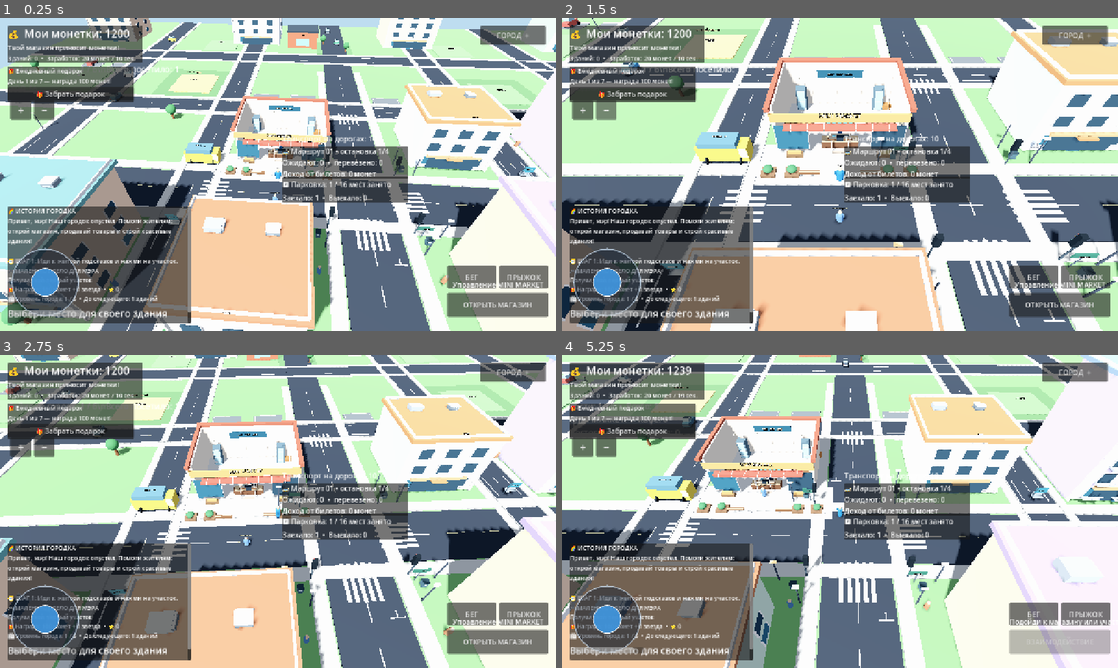
Above: before the commit, frames 1-4 (two rows, left to right).
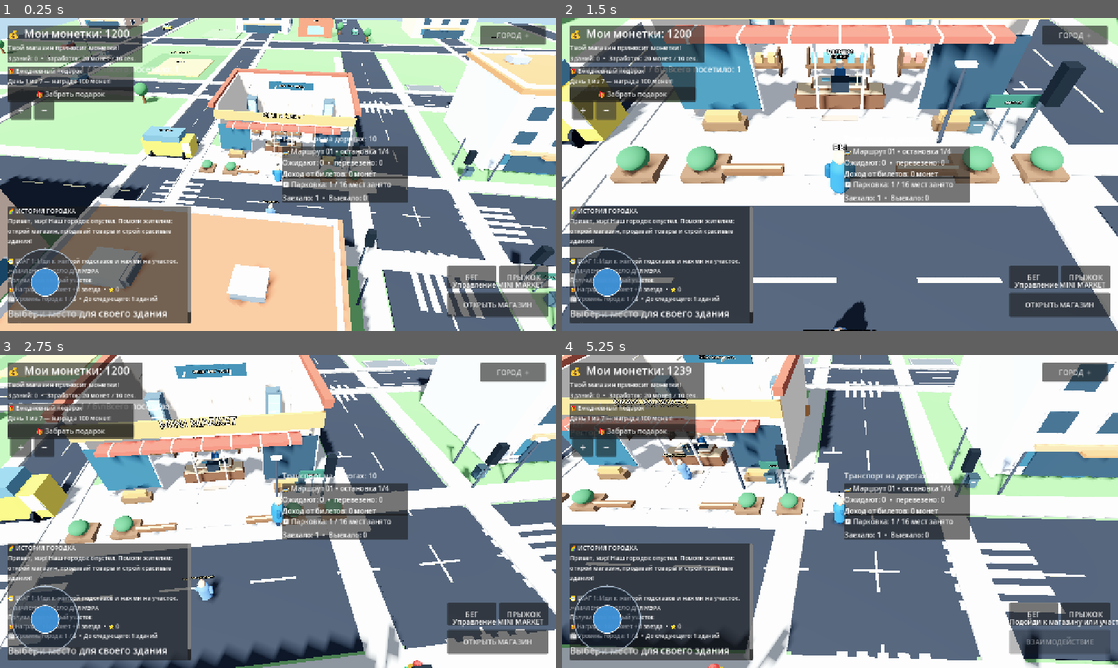
Above: after the commit, the same moments.

Repository: uchihabaha05-del/MINI-WORLD-TYCOON
Game: Godot game, scene res://scenes/Main.tscn
Same seed, same stepped clock (60 frames per second), same inputs: the game is played once before the commit and once after it.
Inputs (mouse positions are in pixels of both pictures, inside the frame that each line leads up to):
- Up to frame 1 (0.25 s): no input
- Up to frame 2 (1.5 s): click "＋" at 0.5 s; click "－" at 1.25 s
- Up to frame 3 (2.75 s): tap Enter at 2 s; move the mouse to (400, 495) at 2.02 s; hold D from 2.03 s (still down); hold Shift from 2.03 s (still down); click (400, 495) at 2.17 s; tap Space at 2.27 s
- Up to frame 4 (5.25 s): release D at 2.75 s; release Shift at 2.75 s; drag from (728, 527) to (812, 574) at 2.77 s; move the mouse to (895, 442) at 3.52 s; hold D 3.53-4.25 s; hold Shift 3.53-4.25 s; drag from (812, 574) to (673, 464) at 4.27 s; move the mouse to (1006, 558) at 5.02 s; hold A from 5.03 s (still down); hold Shift from 5.03 s (still down)

The runs differ from the first frame. In frame 1, 63% of the frame differs, in the area x 0-100%, y 0-100%; in frame 2, 72%; in frame 3, 72%; in frame 4, 70%.

Commit message:
Move third-person camera closer like Minecraft

Diff:
--- a/scripts/player_and_customers.gd
+++ b/scripts/player_and_customers.gd
@@ -30,7 +30,7 @@
 var near_shop := false
 var camera_yaw := 0.0
 var camera_pitch := 48.0
-var camera_distance := 34.0
+var camera_distance := 12.0
 var camera_touch_index := -1
 var camera_pinch_index := -1
 var last_camera_touch := Vector2.ZERO
@@ -338,7 +338,7 @@
 	var new_distance := last_camera_touch.distance_to(camera_pinch_touch)
 	if camera_pinch_distance > 1.0 and new_distance > 1.0:
 		var pinch_delta := camera_pinch_distance - new_distance
-		camera_distance = clampf(camera_distance + pinch_delta * 0.045, 18.0, 64.0)
+		camera_distance = clampf(camera_distance + pinch_delta * 0.045, 7.0, 24.0)
 	camera_pinch_distance = new_distance
 
 func _update_joystick(screen_position: Vector2) -> void:
@@ -440,7 +440,7 @@
 
 func _change_camera_zoom(amount: float) -> void:
 	if camera_rig != null:
-		camera_distance = clampf(camera_distance + amount * 0.7, 22.0, 58.0)
+		camera_distance = clampf(camera_distance + amount * 0.7, 7.0, 24.0)
 		camera_rig.fov = clampf(camera_rig.fov + amount * 0.35, 42.0, 78.0)
 
 func _add_empty_cell(parent: GridContainer) -> void:
